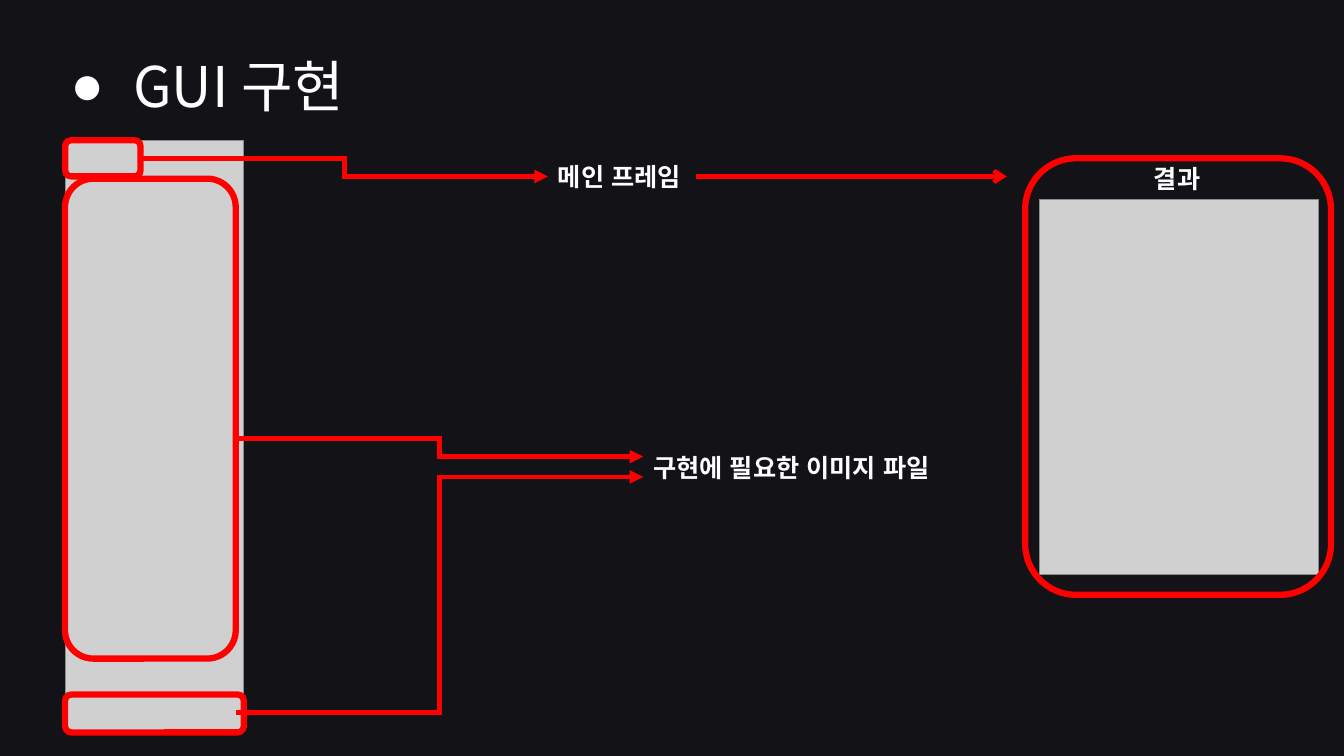
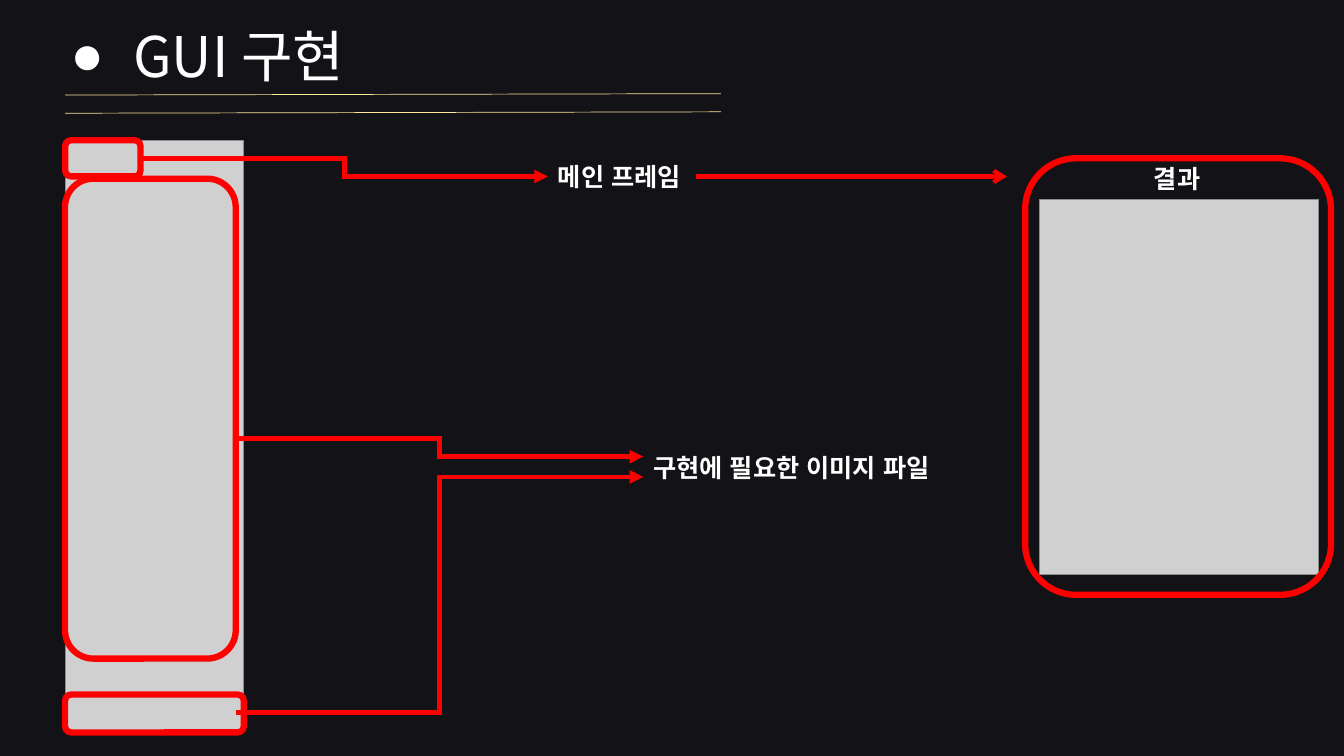
Before and after one commit to JungHoYoung/OSS_A, a slide deck: slide 8 of OSS_A조 - MineSweeper_1.pptx. Drawn at 1344x756 pixels with LibreOffice and Linux fonts; fonts in the diff are those of the drawing; grey boxes stand for pictures. Boxes give left, top, right and bottom in pixels: in the first picture for what was removed or moved away, otherwise in the second. Text is boxed around its words. In the diff, an @@ line names an element or a change of style, - is before the commit and + after.

```diff
--- a/OSS_A조 - MineSweeper_1.pptx
+++ b/OSS_A조 - MineSweeper_1.pptx
@@ text "GUI 구현": place and size @@
-text "GUI 구현" at [133,60,344,112]
+text "GUI 구현" at [133,30,344,82]
@@ line added from (65, 95) to (721, 94), #FFE699 0.5 pt @@
@@ line added from (65, 113) to (721, 112), #FFE699 0.5 pt @@
```
Also in this commit, not shown: 1 other slide changed, 1 slide added, 2 slides removed.
